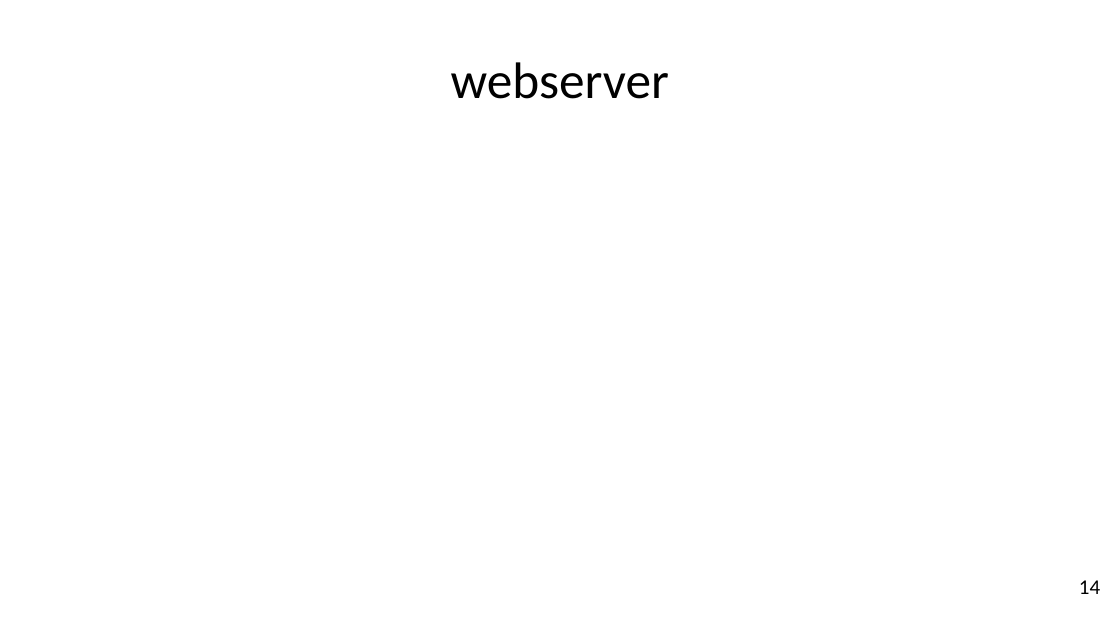
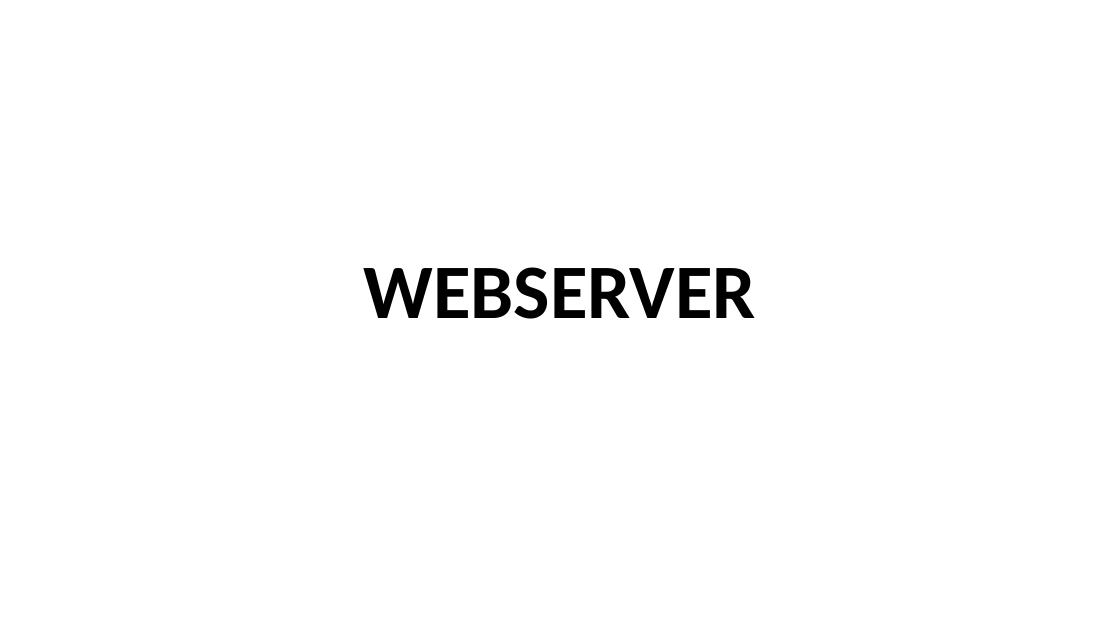
Before and after one commit to SoftwareEgineeringWaterDetectionSystem/Smart_Water_Level_Detection_System, a slide deck: slide 8 of software engineering slide.pptx (slide 14 before the commit). Drawn at 1120x630 pixels with LibreOffice and Linux fonts; fonts in the diff are those of the drawing; background and template pictures are left out. Boxes give left, top, right and bottom in pixels: in the first picture for what was removed or moved away, otherwise in the second. Text is boxed around its words. In the diff, an @@ line names an element or a change of style, - is before the commit and + after.

```diff
--- a/software engineering slide.pptx
+++ b/software engineering slide.pptx
@@ title at (363, 267, 756, 319): text changed; size 44 to 66 pt; bold on @@
-webserver
+WEBSERVER
@@ page number removed at (1079, 580, 1100, 594) @@
-14
```
Also in this commit, not shown: 7 other slides changed, 3 slides added, 1 other file.
